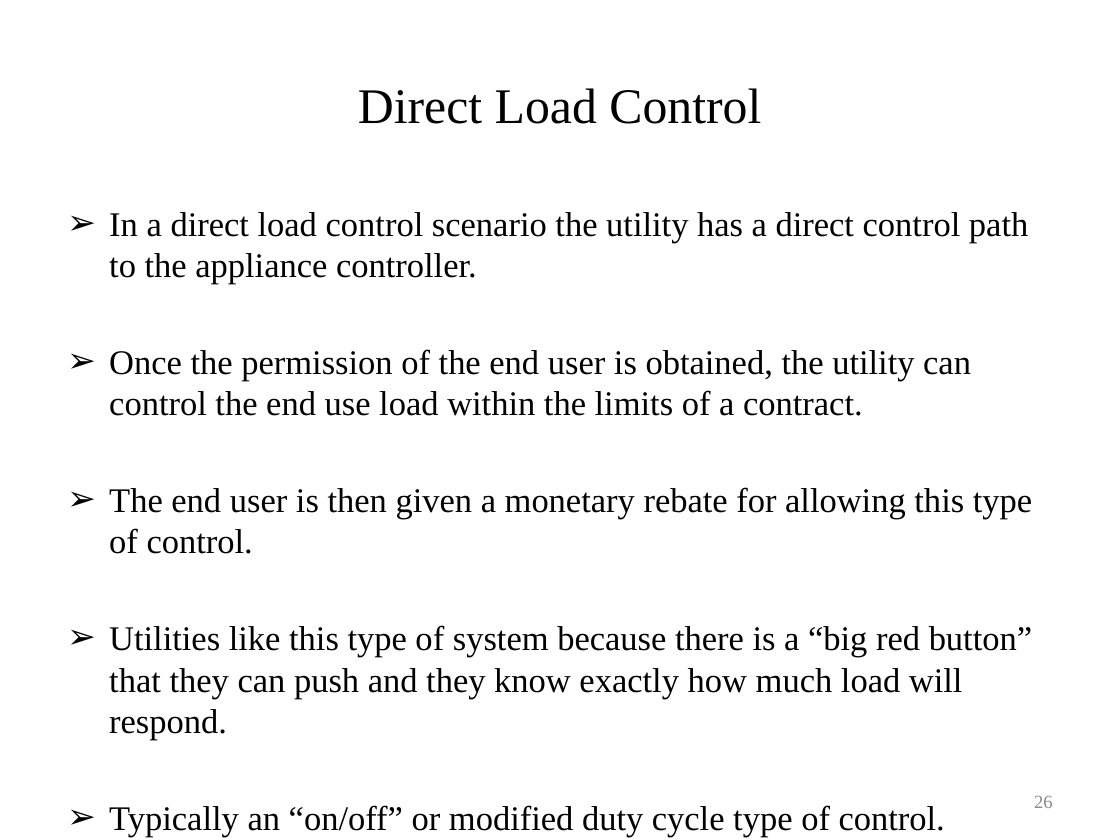
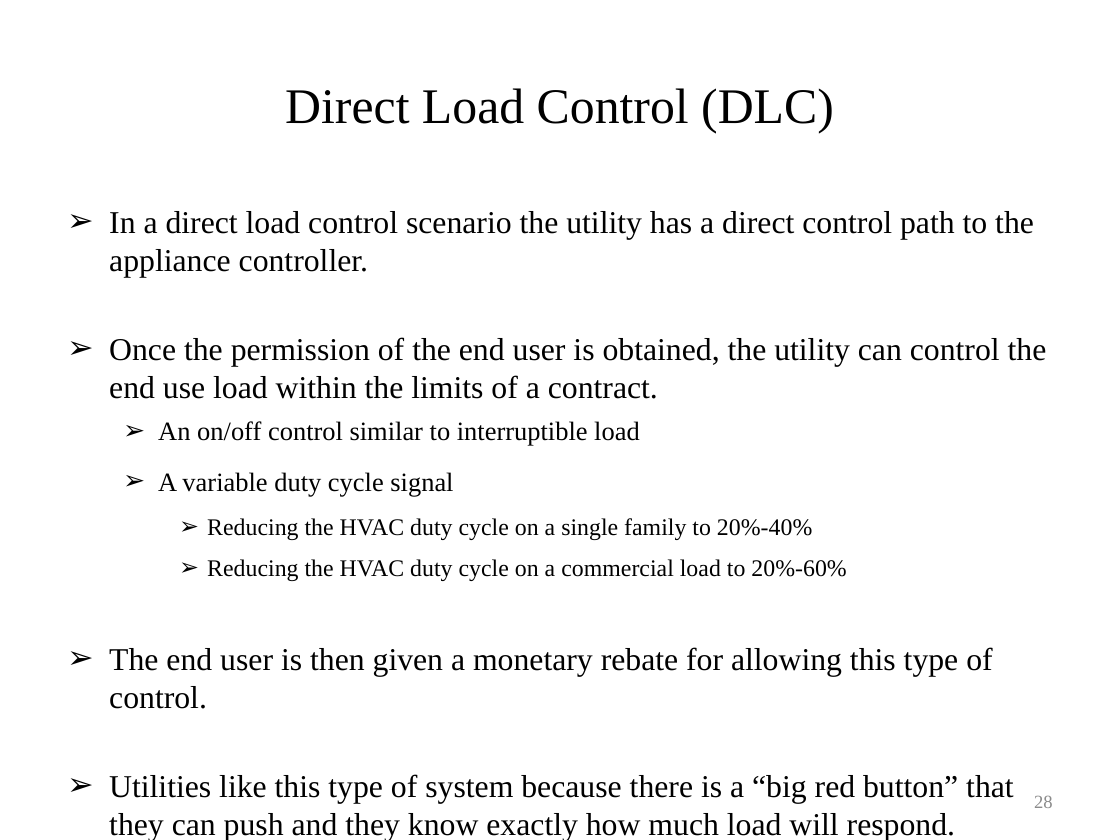
Before and after one commit to gridlab-d/course, a slide deck: slide 28 of University of Washington Class/Module 8 - Demand response.pptx (slide 26 before the commit). Drawn at 1120x840 pixels with LibreOffice and Linux fonts; fonts in the diff are those of the drawing. Boxes give left, top, right and bottom in pixels: in the first picture for what was removed or moved away, otherwise in the second. Text is boxed around its words. In the diff, an @@ line names an element or a change of style, - is before the commit and + after.

```diff
--- a/University of Washington Class/Module 8 - Demand response.pptx
+++ b/University of Washington Class/Module 8 - Demand response.pptx
@@ title at bbox=[285, 88, 834, 133]: text changed @@
-Direct Load Control
+Direct Load Control (DLC)
@@ text at bbox=[109, 211, 1047, 840]: size 22.2 to 20.4 pt in "In a direct load control scenario the ...", "Once the permission of the end user ...", "The end user is then given a ...", "Utilities like this type of system because ..." @@
@@ text at bbox=[158, 421, 846, 581]: paragraphs added @@
+  ➢ An on/off control similar to interruptible load
+  ➢ A variable duty cycle signal
+    ➢ Reducing the HVAC duty cycle on a single family to 20%-40%
+    ➢ Reducing the HVAC duty cycle on a commercial load to 20%-60%
@@ text at bbox=[109, 805, 945, 837]: paragraph removed @@
-➢ Typically an “on/off” or modified duty cycle type of control.
@@ page number at bbox=[1034, 795, 1053, 808]: text changed @@
-26
+28
```
Also in this commit, not shown: 33 other slides changed, 12 slides added, 9 slides removed, 1 other file.
